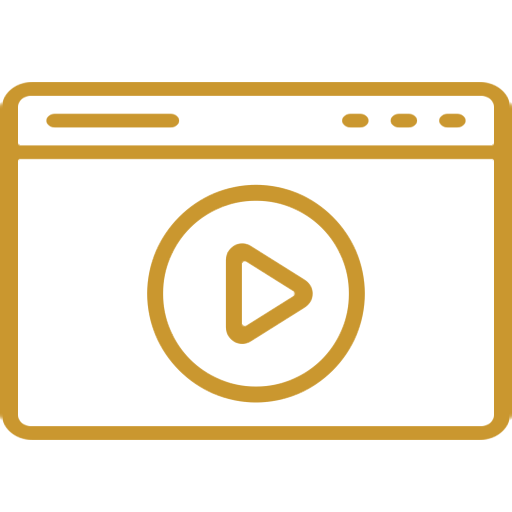
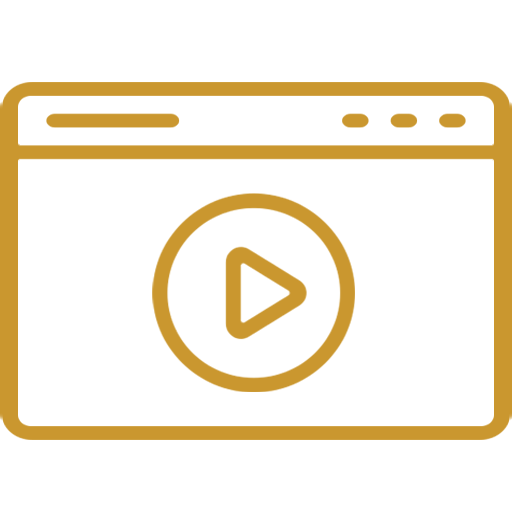
Comparing the layer stacks of the two 512 x 512 images. Changes:
painted on "video-player copy 3" over (147, 184, 365, 403)
